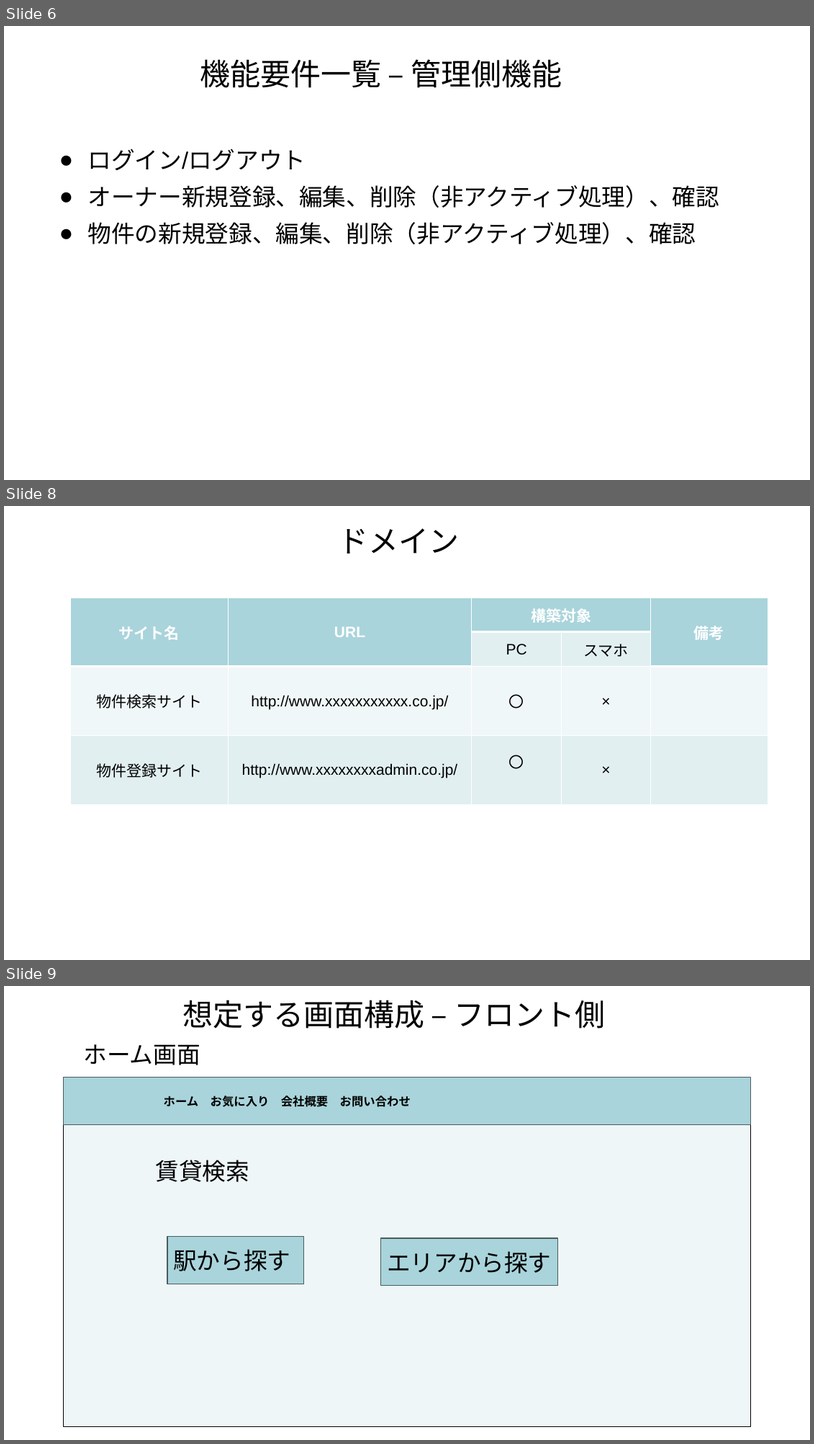
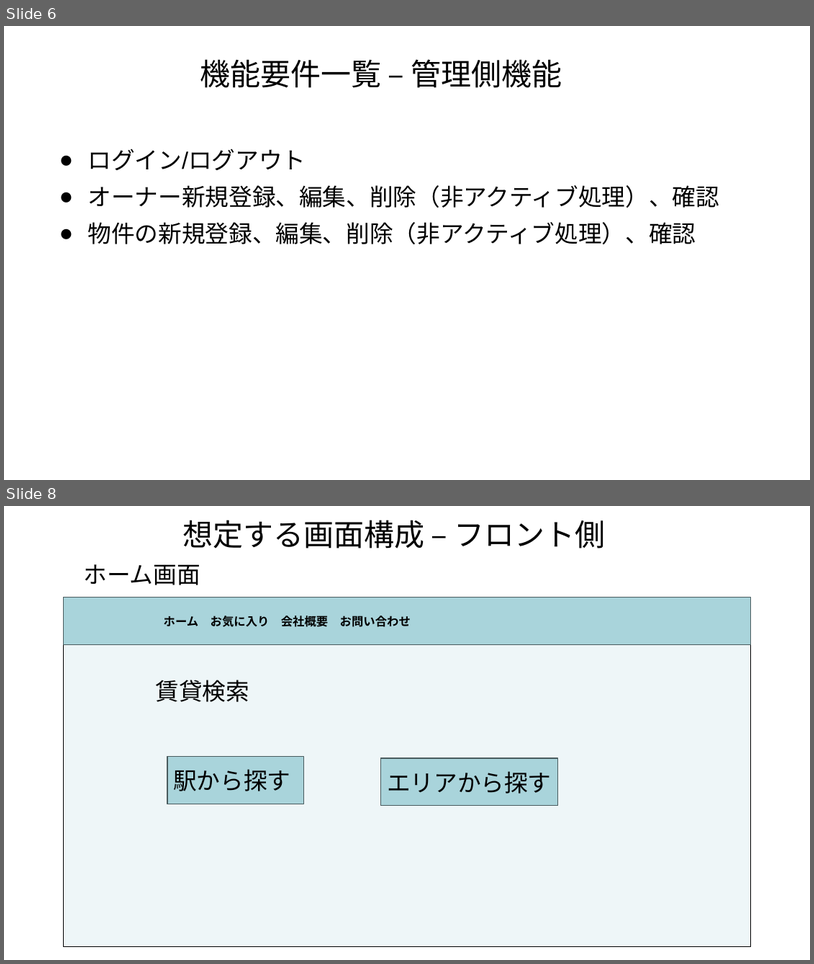
Before and after one commit to akikun918/apart-management-system, a slide deck: 要件定義書.pptx. Shown one above the other, each under a label of ours: slides 6, 8 and 9 before the commit, slides 6 and 8 after it; the slides between them are not shown. The pictures are 814x1444 and 814x964 pixels, drawn with LibreOffice and Linux fonts; fonts in the diff are those of the drawing. Boxes give left, top, right and bottom in pixels: in the first picture for what was removed or moved away, otherwise in the second. Text is boxed around its words. In the diff, an @@ line names an element or a change of style, - is before the commit and + after.

```diff
--- a/要件定義書.pptx
+++ b/要件定義書.pptx
@@ slide 8 removed at <box>4,506,810,960</box>, background #FFFFFF @@
@@ text removed at <box>339,528,460,554</box> @@
-ドメイン
@@ table removed at <box>70,597,768,804</box>, 4 rows, 5 columns @@
-サイト名 | URL | 構築対象 |  | 備考
- |  | PC | スマホ | 
-物件検索サイト | http://www.xxxxxxxxxxx.co.jp/ | 〇 | × | 
-物件登録サイト | http://www.xxxxxxxxadmin.co.jp/ | 〇 | × | 
@@ what was slide 9 is now slide 8 @@
```
Also in this commit, not shown: 2 slides changed, 7 other files.
